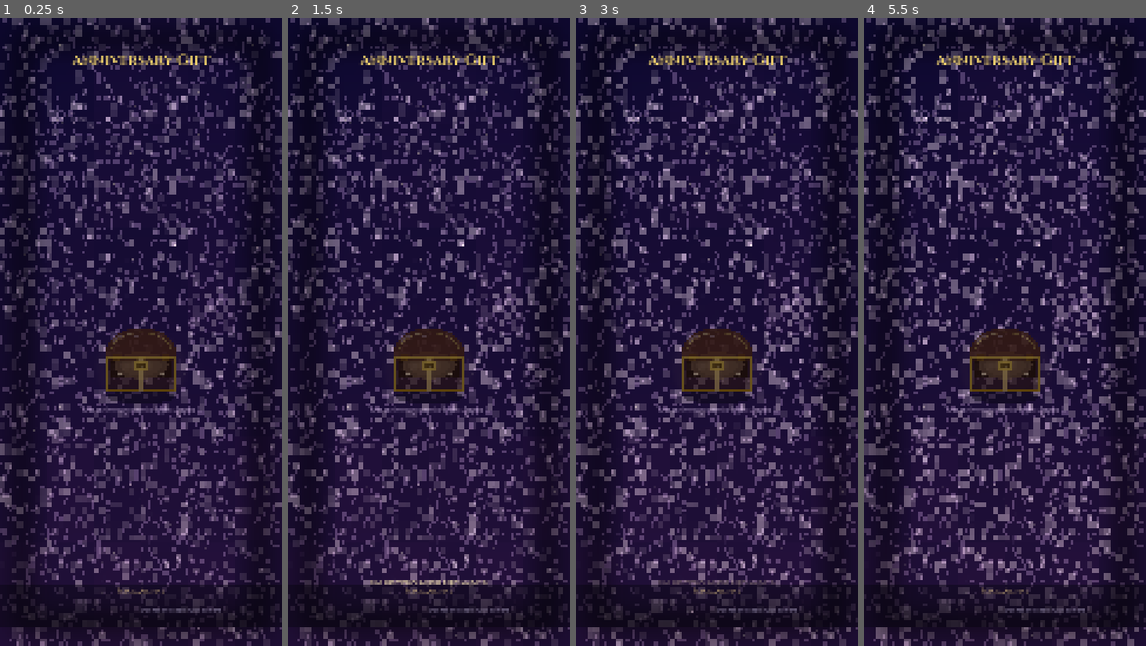
Above: before the commit, frames 1-4 (left to right).
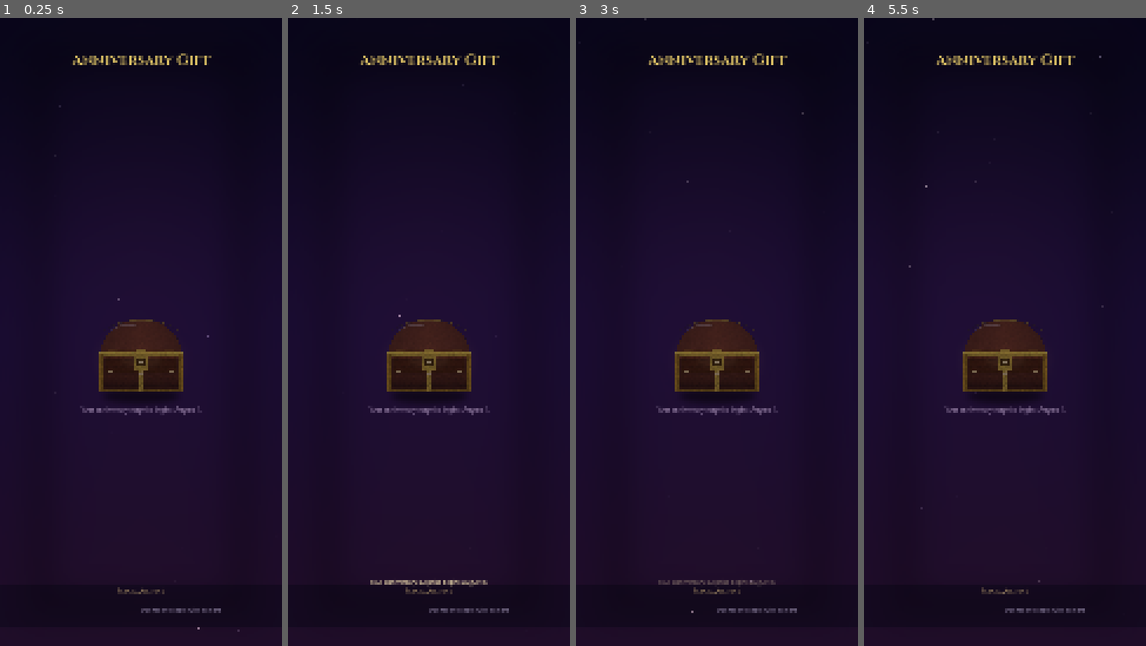
Above: after the commit, the same moments.

Repository: rgarn023/AnniversaryGift
Game: Godot game, scene res://scenes/Main.tscn
The game is run twice, just before and just after one commit, with the same random seed, the same clock (stepped at 60 frames per second) and the same inputs.
Inputs (mouse positions are in pixels of both pictures, inside the frame that each line leads up to):
- Up to frame 1 (0.25 s): no input
- Up to frame 2 (1.5 s): click (429, 357) at 0.5 s; click (429, 357) at 1.25 s
- Up to frame 3 (3 s): click (717, 357) at 2 s; move the mouse to (779, 300) at 2.77 s; click (779, 300) at 2.92 s
- Up to frame 4 (5.5 s): drag from (948, 363) to (990, 457) at 3.52 s; tap Enter at 4.25 s; move the mouse to (1033, 193) at 4.27 s; click (1033, 193) at 4.42 s; tap Space at 5 s; drag from (990, 457) to (920, 237) at 5.02 s

The runs differ from the first frame. In frame 1, 29% of the frame differs, in the area x 0-100%, y 0-100%; in frame 2, 29%; in frame 3, 30%; in frame 4, 31%.

Commit message:
Fix scroll layout, pinch zoom, art, and background
- Center scroll viewer properly when reopening from archive
- Handle pinch/magnify/ctrl-wheel in _input so zoom works
- Remove red-dot ornament; use textured parchment and rollers
- Replace pixelated purple sky with smooth filtered night art
- Regenerate more realistic chest and scroll artwork

Co-authored-by: rgarn023 <rgarn023@users.noreply.github.com>

Diff:
--- a/assets/shaders/starfield.gdshader
+++ b/assets/shaders/starfield.gdshader
@@ -1,41 +1,51 @@
 shader_type canvas_item;
 
-uniform vec4 color_top : source_color = vec4(0.05, 0.03, 0.14, 1.0);
-uniform vec4 color_bottom : source_color = vec4(0.12, 0.05, 0.22, 1.0);
-uniform float time_scale : hint_range(0.0, 2.0) = 0.15;
-uniform float star_density : hint_range(0.0, 1.0) = 0.65;
-uniform float parallax : hint_range(0.0, 1.0) = 0.25;
+uniform vec4 color_top : source_color = vec4(0.03, 0.02, 0.10, 1.0);
+uniform vec4 color_mid : source_color = vec4(0.08, 0.04, 0.18, 1.0);
+uniform vec4 color_bottom : source_color = vec4(0.12, 0.05, 0.16, 1.0);
+uniform float time_scale : hint_range(0.0, 2.0) = 0.08;
+uniform float star_density : hint_range(0.0, 1.0) = 0.55;
 uniform vec2 parallax_offset = vec2(0.0, 0.0);
 
 float hash(vec2 p) {
 	return fract(sin(dot(p, vec2(127.1, 311.7))) * 43758.5453);
 }
 
-float star(vec2 uv, float threshold) {
-	float n = hash(uv);
-	float b = smoothstep(threshold, threshold + 0.015, n);
-	return b * b;
+float soft_star(vec2 uv, float threshold) {
+	vec2 cell = floor(uv);
+	vec2 f = fract(uv) - 0.5;
+	float n = hash(cell);
+	if (n < threshold) {
+		return 0.0;
+	}
+	// Random offset inside cell for less grid look.
+	vec2 jitter = vec2(hash(cell + 1.7), hash(cell + 9.3)) - 0.5;
+	f -= jitter * 0.55;
+	float d = length(f);
+	float size = mix(0.015, 0.045, hash(cell + 3.1));
+	float core = smoothstep(size, 0.0, d);
+	return core * core;
 }
 
 void fragment() {
 	vec2 uv = UV;
 	float t = TIME * time_scale;
-	vec3 col = mix(color_top.rgb, color_bottom.rgb, uv.y);
+	vec3 col = mix(color_top.rgb, color_mid.rgb, smoothstep(0.0, 0.55, uv.y));
+	col = mix(col, color_bottom.rgb, smoothstep(0.45, 1.0, uv.y));
 
-	vec2 p1 = uv * vec2(48.0, 96.0) + parallax_offset * parallax * 0.6;
-	vec2 p2 = uv * vec2(90.0, 160.0) - parallax_offset * parallax;
-	vec2 cell1 = floor(p1);
-	vec2 cell2 = floor(p2);
-	float s1 = star(cell1, 1.0 - star_density * 0.35);
-	float s2 = star(cell2 + 19.0, 1.0 - star_density * 0.2);
-	float twinkle = 0.65 + 0.35 * sin(t * 3.0 + hash(cell1) * 20.0);
-	col += vec3(1.0, 0.95, 0.85) * s1 * 0.55 * twinkle;
-	col += vec3(1.0, 0.85, 0.95) * s2 * 0.35;
+	// Soft rose/gold nebula — smooth, not blocky.
+	float neb = sin((uv.x + parallax_offset.x * 0.1) * 3.0 + t) * 0.5 + 0.5;
+	neb *= exp(-pow((uv.y - 0.42) * 3.2, 2.0));
+	col += vec3(0.22, 0.08, 0.16) * neb * 0.18;
+	col += vec3(0.18, 0.12, 0.05) * (1.0 - abs(uv.x - 0.5) * 1.5) * 0.04;
 
-	// Soft rose/gold nebula wash.
-	float neb = smoothstep(0.2, 0.9, hash(floor(uv * 6.0)));
-	col += vec3(0.35, 0.12, 0.28) * neb * 0.08;
-	col += vec3(0.35, 0.25, 0.1) * (1.0 - abs(uv.x - 0.5) * 1.4) * 0.05;
+	vec2 p1 = uv * vec2(70.0, 140.0) + parallax_offset * 0.35;
+	vec2 p2 = uv * vec2(120.0, 220.0) - parallax_offset * 0.55;
+	float s1 = soft_star(p1, 1.0 - star_density * 0.22);
+	float s2 = soft_star(p2 + 17.0, 1.0 - star_density * 0.12);
+	float twinkle = 0.75 + 0.25 * sin(t * 2.4 + hash(floor(p1)) * 20.0);
+	col += vec3(1.0, 0.96, 0.88) * s1 * 0.65 * twinkle;
+	col += vec3(0.95, 0.88, 1.0) * s2 * 0.35;
 
 	COLOR = vec4(col, 1.0);
 }
--- a/project.godot
+++ b/project.godot
@@ -33,6 +33,7 @@
 
 renderer/rendering_method="gl_compatibility"
 renderer/rendering_method.mobile="gl_compatibility"
+textures/canvas_textures/default_texture_filter=1
 textures/vram_compression/import_etc2_astc=true
 environment/defaults/default_clear_color=Color(0.05, 0.03, 0.12, 1)
 
--- a/scripts/chest.gd
+++ b/scripts/chest.gd
@@ -62,6 +62,7 @@
 		tex_rect.set_anchors_and_offsets_preset(Control.PRESET_FULL_RECT)
 		tex_rect.expand_mode = TextureRect.EXPAND_IGNORE_SIZE
 		tex_rect.stretch_mode = TextureRect.STRETCH_KEEP_ASPECT_CENTERED
+		tex_rect.texture_filter = CanvasItem.TEXTURE_FILTER_LINEAR
 		var path: String = ART.path_join(name + ".png")
 		if ResourceLoader.exists(path):
 			tex_rect.texture = load(path)
--- a/scripts/gesture_zoom_controller.gd
+++ b/scripts/gesture_zoom_controller.gd
@@ -1,7 +1,7 @@
 class_name GestureZoomController
 extends RefCounted
 
-## Pinch-to-zoom helper that cooperates with vertical scrolling.
+## Pinch / magnify / wheel zoom helper that cooperates with vertical scrolling.
 
 signal zoom_changed(scale: float)
 
@@ -33,6 +33,26 @@
 
 
 func handle_input(event: InputEvent) -> bool:
+	# Desktop / emulator: ctrl + mouse wheel
+	if event is InputEventMouseButton and event.pressed:
+		var mb := event as InputEventMouseButton
+		if mb.ctrl_pressed or mb.meta_pressed:
+			if mb.button_index == MOUSE_BUTTON_WHEEL_UP:
+				adjust(1.08)
+				return true
+			if mb.button_index == MOUSE_BUTTON_WHEEL_DOWN:
+				adjust(0.92)
+				return true
+
+	# Some Android devices emit magnify gestures
+	if event is InputEventMagnifyGesture:
+		var mag := event as InputEventMagnifyGesture
+		# factor is typically near 1.0
+		var factor: float = mag.factor
+		if factor > 0.0:
+			set_scale(current_scale * clampf(factor, 0.85, 1.15))
+			return true
+
 	if event is InputEventScreenTouch:
 		var touch := event as InputEventScreenTouch
 		if touch.pressed:
@@ -42,7 +62,8 @@
 			if _touch_positions.size() < 2:
 				_pinching = false
 				_last_distance = 0.0
-		return false
+		# Do not consume single taps; only multi-touch pinches.
+		return _touch_positions.size() >= 2
 
 	if event is InputEventScreenDrag:
 		var drag := event as InputEventScreenDrag
@@ -53,14 +74,15 @@
 			var a: Vector2 = _touch_positions[keys[0]]
 			var b: Vector2 = _touch_positions[keys[1]]
 			var dist: float = a.distance_to(b)
+			if dist < 8.0:
+				return true
 			if not _pinching:
 				_pinching = true
 				_last_distance = dist
 				return true
 			if _last_distance > 0.0:
 				var ratio: float = dist / _last_distance
-				# Soften extreme jumps.
-				ratio = clampf(ratio, 0.92, 1.08)
+				ratio = clampf(ratio, 0.90, 1.10)
 				set_scale(current_scale * ratio)
 			_last_distance = dist
 			return true
--- a/scripts/gift_document_viewer.gd
+++ b/scripts/gift_document_viewer.gd
@@ -29,7 +29,7 @@
 	_zoom.zoom_changed.connect(_on_zoom_changed)
 	_build_ui()
 	visible = false
-	set_process_unhandled_input(true)
+	set_process_input(true)
 	get_viewport().size_changed.connect(_on_viewport_resized)
 
 
@@ -209,7 +209,7 @@
 	closed.emit()
 
 
-func _unhandled_input(event: InputEvent) -> void:
+func _input(event: InputEvent) -> void:
 	if not visible:
 		return
 	if _zoom.handle_input(event):
--- a/scripts/main.gd
+++ b/scripts/main.gd
@@ -42,26 +42,36 @@
 
 
 func _build_background() -> void:
-	_bg = ColorRect.new()
-	_bg.set_anchors_and_offsets_preset(Control.PRESET_FULL_RECT)
-	_bg.mouse_filter = Control.MOUSE_FILTER_IGNORE
-	var mat := ShaderMaterial.new()
-	if ResourceLoader.exists("res://assets/shaders/starfield.gdshader"):
-		mat.shader = load("res://assets/shaders/starfield.gdshader")
-		_bg.material = mat
-	else:
-		_bg.color = Color(0.06, 0.03, 0.14)
-	add_child(_bg)
-
+	# Smooth painted night sky texture (filtered) — avoids blocky purple pixelation.
 	if ResourceLoader.exists("res://assets/art/background/starfield.png"):
 		var stars := TextureRect.new()
 		stars.texture = load("res://assets/art/background/starfield.png")
 		stars.set_anchors_and_offsets_preset(Control.PRESET_FULL_RECT)
 		stars.expand_mode = TextureRect.EXPAND_IGNORE_SIZE
 		stars.stretch_mode = TextureRect.STRETCH_SCALE
-		stars.modulate = Color(1, 1, 1, 0.35)
+		stars.texture_filter = CanvasItem.TEXTURE_FILTER_LINEAR
 		stars.mouse_filter = Control.MOUSE_FILTER_IGNORE
 		add_child(stars)
+		_bg = ColorRect.new()
+		_bg.set_anchors_and_offsets_preset(Control.PRESET_FULL_RECT)
+		_bg.mouse_filter = Control.MOUSE_FILTER_IGNORE
+		_bg.color = Color(0.04, 0.02, 0.1, 0.18)
+		var mat := ShaderMaterial.new()
+		if ResourceLoader.exists("res://assets/shaders/starfield.gdshader"):
+			mat.shader = load("res://assets/shaders/starfield.gdshader")
+			_bg.material = mat
+			_bg.color = Color(1, 1, 1, 0.22)
+		add_child(_bg)
+	else:
+		_bg = ColorRect.new()
+		_bg.set_anchors_and_offsets_preset(Control.PRESET_FULL_RECT)
+		_bg.mouse_filter = Control.MOUSE_FILTER_IGNORE
+		_bg.color = Color(0.05, 0.03, 0.12)
+		var mat2 := ShaderMaterial.new()
+		if ResourceLoader.exists("res://assets/shaders/starfield.gdshader"):
+			mat2.shader = load("res://assets/shaders/starfield.gdshader")
+			_bg.material = mat2
+		add_child(_bg)
 
 	_particles = CPUParticles2D.new()
 	_particles.amount = 36
@@ -151,10 +161,10 @@
 	add_child(_subtitle)
 
 	_chest = TreasureChest.new()
-	_chest.custom_minimum_size = Vector2(440, 440)
-	_chest.size = Vector2(440, 440)
+	_chest.custom_minimum_size = Vector2(520, 520)
+	_chest.size = Vector2(520, 520)
 	_chest.set_anchors_preset(Control.PRESET_CENTER)
-	_chest.position = Vector2(-220, -120)
+	_chest.position = Vector2(-260, -160)
 	_chest.z_index = 5
 	_chest.tapped.connect(_on_chest_tapped)
 	add_child(_chest)
--- a/scripts/scroll_viewer.gd
+++ b/scripts/scroll_viewer.gd
@@ -8,6 +8,7 @@
 
 const MIN_SCALE := 0.8
 const MAX_SCALE := 2.2
+const DESIGN_SIZE := Vector2(920, 1500)
 
 var manager: AnniversaryManager
 var current_date: String = ""
@@ -16,7 +17,7 @@
 var _panel: Control
 var _top_roller: TextureRect
 var _bottom_roller: TextureRect
-var _parchment: ColorRect
+var _parchment: TextureRect
 var _heading: Label
 var _date_label: Label
 var _message: Label
@@ -32,6 +33,7 @@
 var _short_open: bool = false
 var _skip_text: bool = false
 var _visible_modal: bool = false
+var _fit_scale: float = 1.0
 
 
 func _ready() -> void:
@@ -42,7 +44,8 @@
 	_zoom.zoom_changed.connect(_on_zoom_changed)
 	_build_ui()
 	visible = false
-	set_process_unhandled_input(true)
+	set_process_input(true)
+	get_viewport().size_changed.connect(_on_viewport_resized)
 
 
 func _build_ui() -> void:
@@ -54,11 +57,8 @@
 	add_child(_dim)
 
 	_panel = Control.new()
-	_panel.set_anchors_preset(Control.PRESET_CENTER)
-	_panel.custom_minimum_size = Vector2(920, 1500)
-	_panel.size = Vector2(920, 1500)
-	_panel.position = Vector2(-460, -750)
 	_panel.mouse_filter = Control.MOUSE_FILTER_STOP
+	_panel.clip_contents = false
 	add_child(_panel)
 
 	var shadow := ColorRect.new()
@@ -68,31 +68,28 @@
 	shadow.mouse_filter = Control.MOUSE_FILTER_IGNORE
 	_panel.add_child(shadow)
 
-	_parchment = ColorRect.new()
-	_parchment.color = Color(0.92, 0.84, 0.65, 1.0)
+	_parchment = TextureRect.new()
 	_parchment.position = Vector2(40, 70)
 	_parchment.size = Vector2(840, 1360)
+	_parchment.expand_mode = TextureRect.EXPAND_IGNORE_SIZE
+	_parchment.stretch_mode = TextureRect.STRETCH_SCALE
 	_parchment.mouse_filter = Control.MOUSE_FILTER_IGNORE
-	var shader_mat := ShaderMaterial.new()
-	if ResourceLoader.exists("res://assets/shaders/parchment.gdshader"):
-		shader_mat.shader = load("res://assets/shaders/parchment.gdshader")
-		_parchment.material = shader_mat
+	if ResourceLoader.exists("res://assets/art/scroll/scroll_parchment.png"):
+		_parchment.texture = load("res://assets/art/scroll/scroll_parchment.png")
+	else:
+		# Fallback tint if texture missing.
+		var fallback := ColorRect.new()
+		fallback.color = Color(0.92, 0.84, 0.65, 1.0)
+		fallback.position = _parchment.position
+		fallback.size = _parchment.size
+		fallback.mouse_filter = Control.MOUSE_FILTER_IGNORE
+		_panel.add_child(fallback)
 	_panel.add_child(_parchment)
 
 	_top_roller = _make_roller(true)
 	_bottom_roller = _make_roller(false)
 	_panel.add_child(_top_roller)
 	_panel.add_child(_bottom_roller)
-
-	if ResourceLoader.exists("res://assets/art/scroll/scroll_ornament.png"):
-		var ornament := TextureRect.new()
-		ornament.texture = load("res://assets/art/scroll/scroll_ornament.png")
-		ornament.expand_mode = TextureRect.EXPAND_IGNORE_SIZE
-		ornament.stretch_mode = TextureRect.STRETCH_KEEP_ASPECT_CENTERED
-		ornament.position = Vector2(40, 70)
-		ornament.size = Vector2(840, 1360)
-		ornament.mouse_filter = Control.MOUSE_FILTER_IGNORE
-		_panel.add_child(ornament)
 
 	_date_label = Label.new()
 	_date_label.horizontal_alignment = HORIZONTAL_ALIGNMENT_CENTER
@@ -110,6 +107,14 @@
 	_heading.add_theme_color_override("font_color", Color(0.35, 0.16, 0.12))
 	_heading.add_theme_font_size_override("font_size", 40)
 	_panel.add_child(_heading)
+
+	# Subtle gold divider (no red ornament).
+	var divider := ColorRect.new()
+	divider.color = Color(0.72, 0.52, 0.18, 0.55)
+	divider.position = Vector2(260, 285)
+	divider.size = Vector2(400, 2)
+	divider.mouse_filter = Control.MOUSE_FILTER_IGNORE
+	_panel.add_child(divider)
 
 	_scroll = ScrollContainer.new()
 	_scroll.position = Vector2(90, 300)
@@ -155,6 +160,7 @@
 	_btn_close.pressed.connect(close_viewer)
 
 	_apply_fonts()
+	_layout_panel()
 
 
 func _make_roller(top: bool) -> TextureRect:
@@ -163,7 +169,7 @@
 	if ResourceLoader.exists(path):
 		tr.texture = load(path)
 	tr.expand_mode = TextureRect.EXPAND_IGNORE_SIZE
-	tr.stretch_mode = TextureRect.STRETCH_KEEP_ASPECT_COVERED
+	tr.stretch_mode = TextureRect.STRETCH_SCALE
 	tr.position = Vector2(20, 40 if top else 1400)
 	tr.size = Vector2(880, 70)
 	tr.mouse_filter = Control.MOUSE_FILTER_IGNORE
@@ -191,6 +197,26 @@
 		_hint.add_theme_font_override("font", body)
 
 
+func _layout_panel() -> void:
+	var vp: Vector2 = get_viewport().get_visible_rect().size
+	if vp.x <= 1.0 or vp.y <= 1.0:
+		vp = Vector2(1080, 2400)
+	_panel.size = DESIGN_SIZE
+	_fit_scale = minf((vp.x * 0.92) / DESIGN_SIZE.x, (vp.y * 0.78) / DESIGN_SIZE.y)
+	_fit_scale = clampf(_fit_scale, 0.45, 1.0)
+	_panel.scale = Vector2(_fit_scale, _fit_scale)
+	_panel.rotation = 0.0
+	_panel.modulate = Color.WHITE
+	# Top-left positioning so the scaled panel is truly centered in the viewport.
+	_panel.position = (vp - DESIGN_SIZE * _fit_scale) * 0.5
+	_panel.pivot_offset = Vector2.ZERO
+
+
+func _on_viewport_resized() -> void:
+	if visible and not _animating:
+		_layout_panel()
+
+
 func open_message(date_iso: String, short_animation: bool = false) -> void:
 	if manager == null:
 		return
@@ -202,9 +228,13 @@
 	_skip_text = false
 	_visible_modal = true
 	visible = true
+	_layout_panel()
 	_date_label.text = DateService.format_display_date(date_iso)
 	_heading.text = str(msg.get("heading", ""))
 	_message.text = ""
+	_top_roller.position.y = 40
+	_bottom_roller.position.y = 1400
+	_parchment.size.y = 1360
 	_zoom.reset(manager.get_text_scale())
 	_on_zoom_changed(_zoom.current_scale)
 	await _play_open_animation(str(msg.get("message", "")))
@@ -212,20 +242,10 @@
 
 func _play_open_animation(full_text: String) -> void:
 	_animating = true
-	_panel.scale = Vector2(0.35, 0.2)
-	_panel.modulate.a = 0.0
-	_panel.rotation = deg_to_rad(-8.0)
-	_top_roller.position.y = 620
-	_bottom_roller.position.y = 680
-	_parchment.size.y = 40
-	_dim.color.a = 0.0
-
 	var reduced: bool = manager != null and manager.is_reduced_motion()
 	if reduced or _short_open:
 		_dim.color.a = 0.72
-		_panel.scale = Vector2.ONE
-		_panel.modulate.a = 1.0
-		_panel.rotation = 0.0
+		_layout_panel()
 		_top_roller.position.y = 40
 		_bottom_roller.position.y = 1400
 		_parchment.size.y = 1360
@@ -233,24 +253,37 @@
 		_animating = false
 		return
 
+	# Start slightly smaller and faded, then settle into centered layout.
+	var target_pos: Vector2 = _panel.position
+	var target_scale: Vector2 = _panel.scale
+	_panel.scale = target_scale * Vector2(0.42, 0.28)
+	_panel.modulate.a = 0.0
+	_panel.rotation = deg_to_rad(-6.0)
+	_top_roller.position.y = 620
+	_bottom_roller.position.y = 680
+	_parchment.size.y = 40
+	_dim.color.a = 0.0
+
 	var tw := create_tween()
 	tw.set_parallel(true)
 	tw.tween_property(_dim, "color:a", 0.72, 0.35)
 	tw.tween_property(_panel, "modulate:a", 1.0, 0.3)
-	tw.tween_property(_panel, "scale", Vector2.ONE, 0.55).set_trans(Tween.TRANS_BACK).set_ease(Tween.EASE_OUT)
-	tw.tween_property(_panel, "rotation", 0.0, 0.45)
+	tw.tween_property(_panel, "scale", target_scale, 0.5).set_trans(Tween.TRANS_BACK).set_ease(Tween.EASE_OUT)
+	tw.tween_property(_panel, "rotation", 0.0, 0.4)
+	tw.tween_property(_panel, "position", target_pos, 0.45)
 	await tw.finished
 	if not _visible_modal:
 		return
 
 	var unroll := create_tween()
 	unroll.set_parallel(true)
-	unroll.tween_property(_top_roller, "position:y", 40.0, 0.45).set_trans(Tween.TRANS_SINE)
-	unroll.tween_property(_bottom_roller, "position:y", 1400.0, 0.55).set_trans(Tween.TRANS_SINE)
-	unroll.tween_property(_parchment, "size:y", 1360.0, 0.55)
+	unroll.tween_property(_top_roller, "position:y", 40.0, 0.4).set_trans(Tween.TRANS_SINE)
+	unroll.tween_property(_bottom_roller, "position:y", 1400.0, 0.5).set_trans(Tween.TRANS_SINE)
+	unroll.tween_property(_parchment, "size:y", 1360.0, 0.5)
 	await unroll.finished
 
 	await _reveal_text(full_text)
+	_layout_panel()
 	_animating = false
 
 
@@ -265,19 +298,18 @@
 			_message.text = full_text
 			return
 		_message.text += chunk
-		await get_tree().create_timer(0.045).timeout
+		await get_tree().create_timer(0.04).timeout
 	_message.text = full_text
-	# Soft sparkle across completed message
 	var spark := ColorRect.new()
 	spark.color = Color(1, 0.9, 0.5, 0.0)
-	spark.size = Vector2(40, 900)
+	spark.size = Vector2(36, 900)
 	spark.position = Vector2(90, 300)
 	spark.mouse_filter = Control.MOUSE_FILTER_IGNORE
 	_panel.add_child(spark)
 	var tw := create_tween()
-	tw.tween_property(spark, "color:a", 0.35, 0.12)
-	tw.tween_property(spark, "position:x", 820.0, 0.55)
-	tw.tween_property(spark, "color:a", 0.0, 0.2)
+	tw.tween_property(spark, "color:a", 0.28, 0.1)
+	tw.tween_property(spark, "position:x", 820.0, 0.5)
+	tw.tween_property(spark, "color:a", 0.0, 0.18)
 	await tw.finished
 	spark.queue_free()
 
@@ -304,18 +336,15 @@
 
 
 func _on_dim_input(event: InputEvent) -> void:
-	if event is InputEventMouseButton and event.pressed:
-		if _animating:
-			_skip_text = true
-			request_skip_open()
+	if event is InputEventMouseButton and event.pressed and _animating:
+		_skip_text = true
+		request_skip_open()
 
 
 func request_skip_open() -> void:
 	_skip_text = true
 	_dim.color.a = 0.72
-	_panel.scale = Vector2.ONE
-	_panel.modulate.a = 1.0
-	_panel.rotation = 0.0
+	_layout_panel()
 	_top_roller.position.y = 40
 	_bottom_roller.position.y = 1400
 	_parchment.size.y = 1360
@@ -326,28 +355,28 @@
 		return
 	_visible_modal = false
 	var date_copy: String = current_date
-	var start_pos: Vector2 = _panel.global_position + _panel.size * 0.5
-	# Roll inward + shrink toward bottom.
+	var start_pos: Vector2 = _panel.global_position + (_panel.size * _panel.scale) * 0.5
+	var vp: Vector2 = get_viewport().get_visible_rect().size
+	var end_pos: Vector2 = Vector2(vp.x * 0.5 - 40.0, vp.y * 0.82)
 	var tw := create_tween()
 	tw.set_parallel(true)
-	tw.tween_property(_top_roller, "position:y", 620.0, 0.28)
-	tw.tween_property(_bottom_roller, "position:y", 680.0, 0.28)
-	tw.tween_property(_panel, "scale", Vector2(0.15, 0.08), 0.45).set_trans(Tween.TRANS_SINE)
-	tw.tween_property(_panel, "position", Vector2(-60, 900), 0.45).set_trans(Tween.TRANS_CUBIC).set_ease(Tween.EASE_IN)
-	tw.tween_property(_panel, "modulate:a", 0.0, 0.4)
-	tw.tween_property(_dim, "color:a", 0.0, 0.35)
+	tw.tween_property(_top_roller, "position:y", 620.0, 0.25)
+	tw.tween_property(_bottom_roller, "position:y", 680.0, 0.25)
+	tw.tween_property(_panel, "scale", _panel.scale * Vector2(0.18, 0.1), 0.4).set_trans(Tween.TRANS_SINE)
+	tw.tween_property(_panel, "position", end_pos, 0.4).set_trans(Tween.TRANS_CUBIC).set_ease(Tween.EASE_IN)
+	tw.tween_property(_panel, "modulate:a", 0.0, 0.35)
+	tw.tween_property(_dim, "color:a", 0.0, 0.3)
 	await tw.finished
 	visible = false
-	_panel.position = Vector2(-460, -750)
-	_panel.scale = Vector2.ONE
-	_panel.modulate.a = 1.0
+	_layout_panel()
 	archive_flight_requested.emit(date_copy, start_pos)
 	closed.emit(date_copy)
 
 
-func _unhandled_input(event: InputEvent) -> void:
+func _input(event: InputEvent) -> void:
 	if not visible:
 		return
+	# Use _input (not unhandled) so pinch works above ScrollContainer controls.
 	if _zoom.handle_input(event):
 		get_viewport().set_input_as_handled()
 		return
Binary file changed: assets/art/background/starfield.png
Binary file changed: assets/art/background/vignette.png
Binary file changed: assets/art/chest/chest_base.png
Binary file changed: assets/art/chest/chest_glow.png
Binary file changed: assets/art/chest/chest_highlight.png
Binary file changed: assets/art/chest/chest_hinges.png
Binary file changed: assets/art/chest/chest_interior.png
Binary file changed: assets/art/chest/chest_lid.png
Binary file changed: assets/art/chest/chest_lock.png
Binary file changed: assets/art/chest/chest_shadow.png
Binary file changed: assets/art/chest/chest_trim.png
Binary file changed: assets/art/scroll/scroll_bottom_roller.png
(and 7 more such lines)
